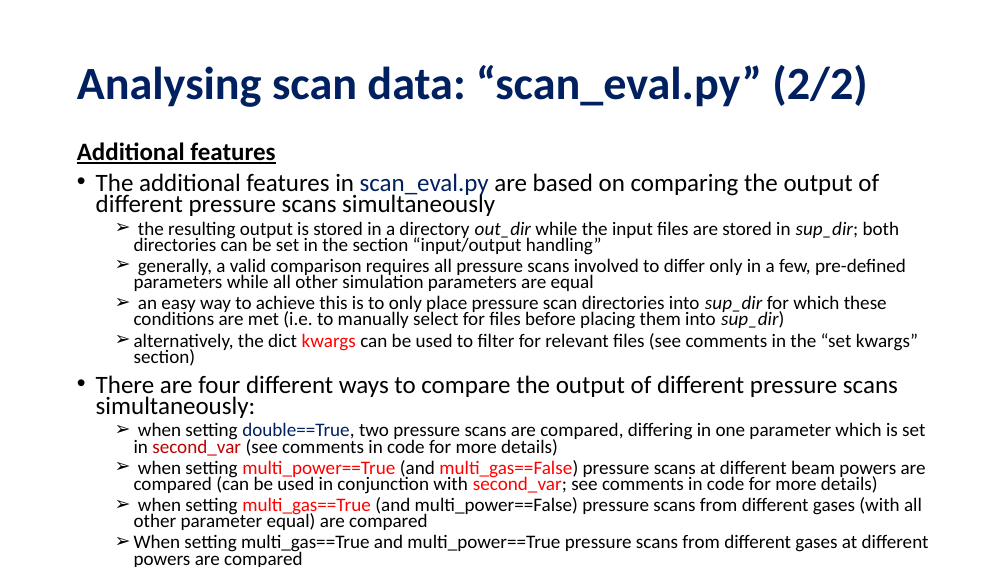
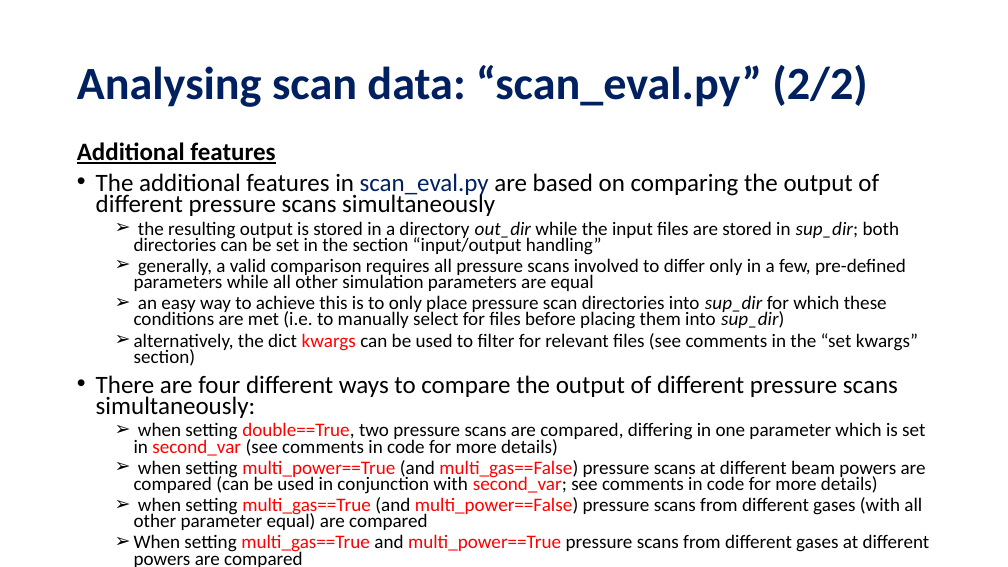
Before and after one commit to david-f-amorim/Simulating-THG-of-few-femtosecond-pulses-in-a-noble-gas-, a slide deck: slide 10 of presentations/DESY - Code Handover.pptx. Drawn at 1008x567 pixels with LibreOffice and Linux fonts; fonts in the diff are those of the drawing. Boxes give left, top, right and bottom in pixels: in the first picture for what was removed or moved away, otherwise in the second. Text is boxed around its words. In the diff, an @@ line names an element or a change of style, - is before the commit and + after.

```diff
--- a/presentations/DESY - Code Handover.pptx
+++ b/presentations/DESY - Code Handover.pptx
@@ text at box(134, 422, 930, 567): text colour #002060 to #FF0000 in "double==True,"; text colour #C00000 to #FF0000 in "second_var"; text colour #000000 to #FF0000 in "multi_power==False)", "multi_gas==True multi_power==True" @@
```
Also in this commit, not shown: 6 other slides changed, 1 slide added, 9 other files.
